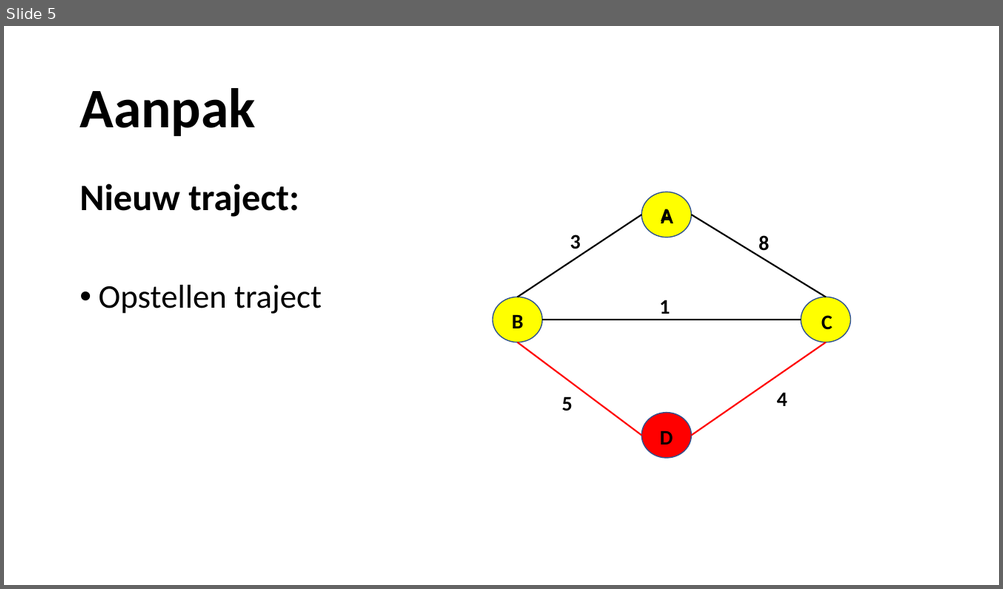
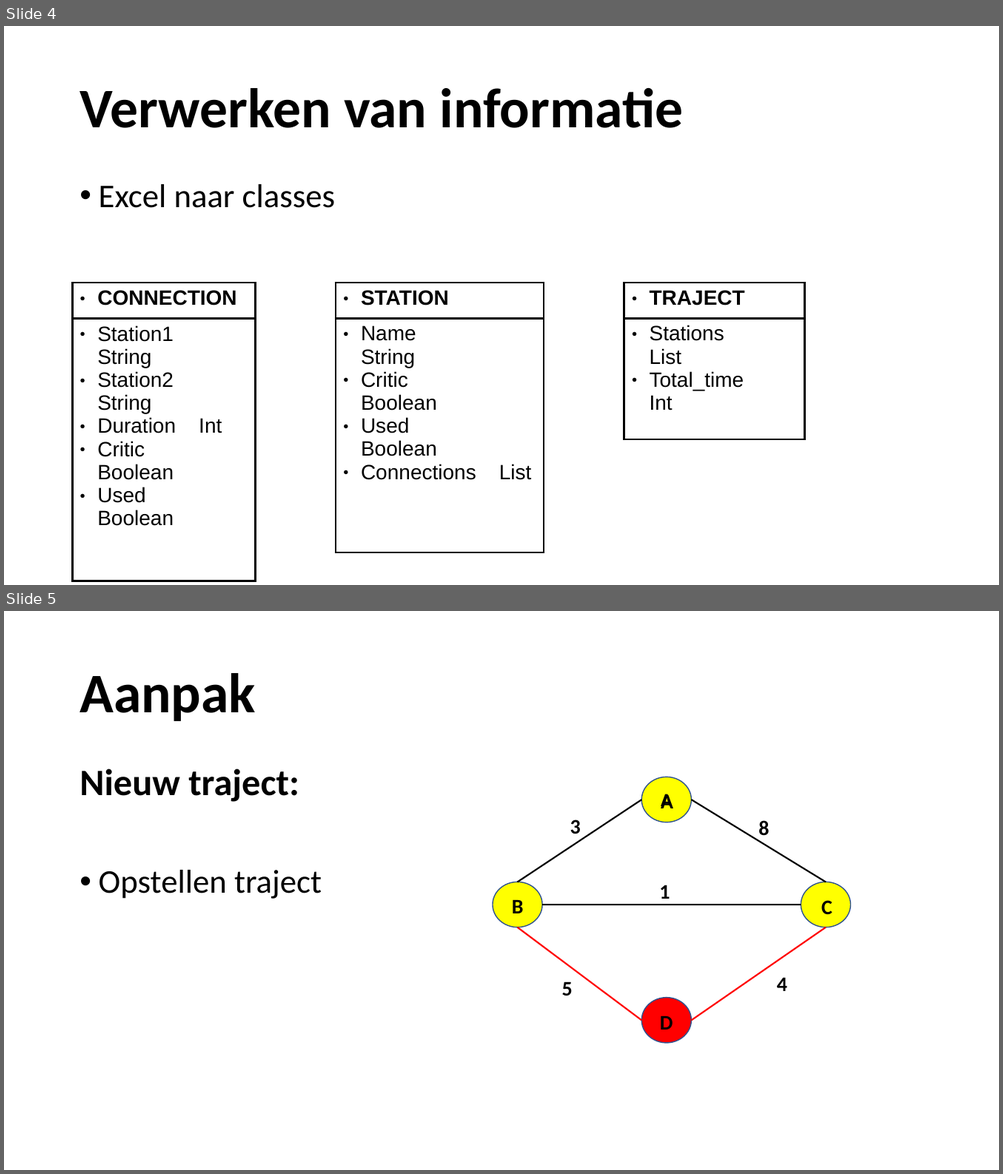
Before and after one commit to lisa259/RailNL, a slide deck: Presentation Judoli.odp. Shown one above the other, each under a label of ours: slide 5 before the commit, slides 4 and 5 after it. The pictures are 1003x589 and 1003x1174 pixels, drawn with LibreOffice and Linux fonts; fonts in the diff are those of the drawing; background and template pictures are left out. Boxes give left, top, right and bottom in pixels: in the first picture for what was removed or moved away, otherwise in the second. Text is boxed around its words. In the diff, an @@ line names an element or a change of style, - is before the commit and + after.

```diff
--- a/Presentation Judoli.odp
+++ b/Presentation Judoli.odp
@@ slide 4 added at <box>4,26,999,585</box>, background picture (left out) @@
@@ title added at <box>79,88,683,128</box>, 54 pt, text #000000, bold @@
+Verwerken van informatie
@@ text added at <box>99,184,335,208</box>, 32 pt, text #000000 @@
+• Excel naar classes
@@ table added at <box>73,283,256,529</box>, 2 rows, 1 columns @@
+CONNECTION
+Station1 String / Station2 String / Duration Int / Critic Boolean / Used Boolean
@@ table added at <box>336,283,544,483</box>, 2 rows, 1 columns @@
+STATION
+Name String / Critic Boolean / Used Boolean / Connections List
@@ table added at <box>624,283,805,414</box>, 2 rows, 1 columns @@
+TRAJECT
+Stations List / Total_time Int
```
Also in this commit, not shown: 1 slide removed.
